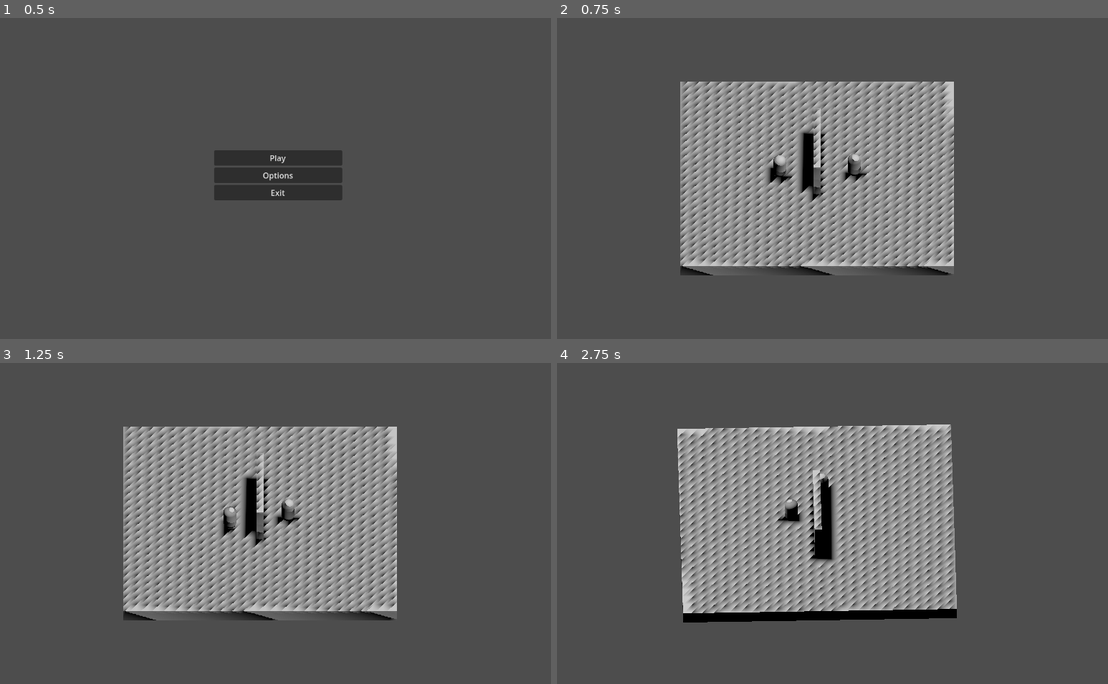
Above: before the commit, frames 1-4 (two rows, left to right).
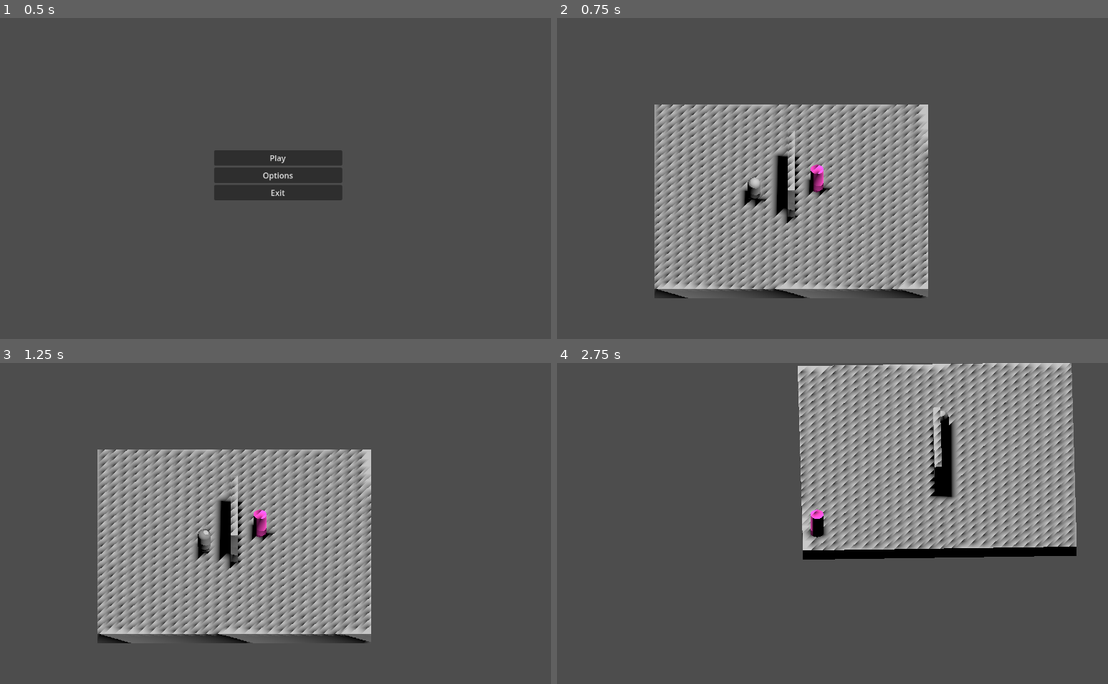
Above: after the commit, the same moments.

Repository: ALionAlien/firstGame
Game: Godot game, scene res://menus/main_menu.tscn
The game is run twice, just before and just after one commit, with the same random seed, the same clock (stepped at 60 frames per second) and the same inputs.
Inputs (mouse positions are in pixels of both pictures, inside the frame that each line leads up to):
- Up to frame 1 (0.5 s): no input
- Up to frame 2 (0.75 s): click "Play" at 0.5 s
- Up to frame 3 (1.25 s): no input
- Up to frame 4 (2.75 s): move the mouse to (948, 507) at 1.27 s; hold D (right, bound only after the commit) 1.28-2.03 s; hold Middle mouse button (middle mouse) 1.28-2.03 s; tap Shift (sprint, bound only after the commit) at 1.55, 2.1 s; move the mouse to (705, 539) at 2.02 s; hold S (down, bound only after the commit) from 2.03 s (still down); tap Middle mouse button (middle mouse) at 2.3 s

Frame 1 is identical in both runs. In frame 2, 21% of the frame differs, in the area x 17-73%, y 19-88%; in frame 3, 21%; in frame 4, 40%, in the area x 21-95%, y 0-81%.

Commit message:
basic following enemy
basic following enemy

Diff:
--- a/cardgameMay/CameraController.gd
+++ b/cardgameMay/CameraController.gd
@@ -7,6 +7,7 @@
 var rot_difference
 var mouse_prev_rotation
 var mouse_next_rotation
+var camera_rounding = 15
 var camera_size = 25.0
 var target_camera_size = 25.0
 
@@ -39,7 +40,7 @@
 		rot_difference = angle_difference(mouse_next_rotation,mouse_prev_rotation)
 		#find the size of mouse movment
 
-		$".".rotation.y = lerp_angle(deg_to_rad($".".rotation.y),prev_rot + rot_difference,1)
-		print($".".rotation.y)
+		var camera_angle = deg_to_rad(camera_rounding * round(rad_to_deg($".".rotation.y) / camera_rounding))
+		$".".rotation.y = lerp_angle(deg_to_rad(camera_angle),prev_rot + rot_difference,1)
 		#$".".rotation.y = lerp_angle(deg_to_rad($".".rotation.y),rot,1)
 		#rotate the camera controller based on the angle
--- a/cardgameMay/Character.gd
+++ b/cardgameMay/Character.gd
@@ -7,7 +7,8 @@
 
 func _physics_process(delta):
 	var direction = Vector3()
-	nav.target_position = Global.target
+	var player_position = get_node("/root/Game/CameraController")
+	nav.target_position = player_position.position
 
 	direction = nav.get_next_path_position() - global_position
 	direction = direction.normalized()
--- /dev/null
+++ b/cardgameMay/PlayerController.gd
@@ -0,0 +1,10 @@
+extends CharacterBody3D
+
+
+const SPEED = 5.0
+# Get the gravity from the project settings to be synced with RigidBody nodes.
+var gravity = ProjectSettings.get_setting("physics/3d/default_gravity")
+
+
+func _physics_process(delta : float) -> void:
+	var move_direction
--- a/cardgameMay/Version_Control/Global.gd
+++ b/cardgameMay/Version_Control/Global.gd
@@ -1,3 +1,8 @@
 extends Node
 
-@onready var target = Vector3(2,2,0)
+@onready var enemy_target = Vector3()
+#@onready var cameraRotation = get_node("res://CameraController.gd")
+
+#func _process(_delta):
+	#cameraRotation = get_node("res://CameraController.gd")
+	#print(cameraRotation)
--- a/cardgameMay/game.gd
+++ b/cardgameMay/game.gd
@@ -1,12 +1,13 @@
 extends Node3D
+
 var paused_overlay = load("res://menus/pause_overlay.tscn")
 
 func _ready():
 	pass # Replace with function body.
 #
-func _process(_delta):
-	pass
+func _process(delta):
 
+	$CameraController.position = $CharacterController.position
 
 func _input(event):
 	if Input.is_key_pressed(KEY_ESCAPE):
--- a/cardgameMay/game.tscn
+++ b/cardgameMay/game.tscn
@@ -1,8 +1,9 @@
-[gd_scene load_steps=7 format=3 uid="uid://bng4gak7roitl"]
+[gd_scene load_steps=8 format=3 uid="uid://bng4gak7roitl"]
 
 [ext_resource type="Script" path="res://game.gd" id="1_42dbn"]
 [ext_resource type="PackedScene" uid="uid://btubva64esjpk" path="res://character.tscn" id="2_hlbom"]
 [ext_resource type="PackedScene" uid="uid://bhvi0fi8u2s7w" path="res://camera_controller.tscn" id="3_pnb0i"]
+[ext_resource type="PackedScene" uid="uid://bs2ug18j3becx" path="res://player_controller.tscn" id="4_mpa1v"]
 
 [sub_resource type="NavigationMesh" id="NavigationMesh_2b2m3"]
 vertices = PackedVector3Array(-0.798244, 1, -4.57486, 0.201756, 1, -4.82486, 0.201756, 1, -9.57486, -10.0482, 1, -9.574 …(637 unchanged characters)…
@@ -55,7 +56,8 @@
 [node name="Character" parent="." instance=ExtResource("2_hlbom")]
 transform = Transform3D(1.00148, 0, 0, 0, 1.00148, 0, 0, 0, 1.00148, -2.974, 1.5, 0)
 
-[node name="Character2" parent="." instance=ExtResource("2_hlbom")]
-transform = Transform3D(1, 0, 0, 0, 1, 0, 0, 0, 1, 3, 1.5, 0)
+[node name="CameraController" parent="." instance=ExtResource("3_pnb0i")]
+transform = Transform3D(1, 0, 0, 0, 1, 0, 0, 0, 1, 5.6468, 0, 0)
 
-[node name="CameraController" parent="." instance=ExtResource("3_pnb0i")]
+[node name="CharacterController" parent="." instance=ExtResource("4_mpa1v")]
+transform = Transform3D(1, 0, 0, 0, 1, 0, 0, 0, 1, 1.982, 1.5, -0.991)
--- /dev/null
+++ b/cardgameMay/player.gd
@@ -0,0 +1,11 @@
+extends Node3D
+
+
+# Called when the node enters the scene tree for the first time.
+func _ready():
+	pass # Replace with function body.
+
+
+# Called every frame. 'delta' is the elapsed time since the previous frame.
+func _process(delta):
+	pass
--- /dev/null
+++ b/cardgameMay/player.tscn
@@ -0,0 +1,13 @@
+[gd_scene load_steps=4 format=3 uid="uid://ddugb65yoo0ac"]
+
+[ext_resource type="Script" path="res://player.gd" id="1_xatxj"]
+[ext_resource type="PackedScene" uid="uid://bhvi0fi8u2s7w" path="res://camera_controller.tscn" id="2_5a32w"]
+[ext_resource type="PackedScene" uid="uid://btubva64esjpk" path="res://character.tscn" id="3_tcnn4"]
+
+[node name="player" type="Node3D"]
+script = ExtResource("1_xatxj")
+
+[node name="CameraController" parent="." instance=ExtResource("2_5a32w")]
+
+[node name="Character" parent="." instance=ExtResource("3_tcnn4")]
+transform = Transform3D(1, 0, 0, 0, 1, 0, 0, 0, 1, 0, 1, 0)
--- /dev/null
+++ b/cardgameMay/player_controller.gd
@@ -0,0 +1,30 @@
+extends CharacterBody3D
+
+
+const walk_speed = 10
+const sprint_speed = 13
+const JUMP_VELOCITY = 4.5
+
+# Get the gravity from the project settings to be synced with RigidBody nodes.
+var gravity = ProjectSettings.get_setting("physics/3d/default_gravity")
+#var velocity = Vector3.ZERO
+@onready var camera_rotation = get_node("../CameraController")
+var snap_vector = Vector3.DOWN
+
+func _physics_process(delta:float) -> void:
+	var move_direction := Vector3.ZERO
+	move_direction.x = Input.get_action_strength("right") - Input.get_action_strength("left")
+	move_direction.z = Input.get_action_strength("down") - Input.get_action_strength("up")
+	move_direction = move_direction.rotated(Vector3.UP,camera_rotation.rotation.y).normalized()
+	print(move_direction.rotated(Vector3.UP,camera_rotation.rotation.y).normalized())
+
+	var speed = 0
+	if (Input.is_action_pressed("sprint")):
+		speed = sprint_speed
+	if (Input.is_action_pressed("sprint")==false):
+		speed = walk_speed
+
+	velocity.x = move_direction.x * speed
+	velocity.z = move_direction.z * speed
+	velocity.y -= gravity * delta
+	move_and_slide()
--- /dev/null
+++ b/cardgameMay/player_controller.tscn
@@ -0,0 +1,20 @@
+[gd_scene load_steps=5 format=3 uid="uid://bs2ug18j3becx"]
+
+[ext_resource type="Script" path="res://player_controller.gd" id="1_arfi3"]
+
+[sub_resource type="CylinderShape3D" id="CylinderShape3D_50ciq"]
+
+[sub_resource type="CylinderMesh" id="CylinderMesh_6tmxq"]
+
+[sub_resource type="StandardMaterial3D" id="StandardMaterial3D_40ahs"]
+albedo_color = Color(1, 0.262745, 0.776471, 1)
+
+[node name="CharacterController" type="CharacterBody3D"]
+script = ExtResource("1_arfi3")
+
+[node name="CollisionShape3D" type="CollisionShape3D" parent="."]
+shape = SubResource("CylinderShape3D_50ciq")
+
+[node name="MeshInstance3D" type="MeshInstance3D" parent="CollisionShape3D"]
+mesh = SubResource("CylinderMesh_6tmxq")
+surface_material_override/0 = SubResource("StandardMaterial3D_40ahs")
--- a/cardgameMay/project.godot
+++ b/cardgameMay/project.godot
@@ -35,3 +35,28 @@
 "events": [Object(InputEventMouseButton,"resource_local_to_scene":false,"resource_name":"","device":-1,"window_id":0,"a …(253 unchanged characters)…
 ]
 }
+left={
+"deadzone": 0.5,
+"events": [Object(InputEventKey,"resource_local_to_scene":false,"resource_name":"","device":-1,"window_id":0,"alt_pressed":false,"shift_pressed":false,"ctrl_pressed":false,"meta_pressed":false,"pressed":false,"keycode":0,"physical_keycode":65,"key_label":0,"unicode":97,"echo":false,"script":null)
+]
+}
+up={
+"deadzone": 0.5,
+"events": [Object(InputEventKey,"resource_local_to_scene":false,"resource_name":"","device":-1,"window_id":0,"alt_pressed":false,"shift_pressed":false,"ctrl_pressed":false,"meta_pressed":false,"pressed":false,"keycode":0,"physical_keycode":87,"key_label":0,"unicode":119,"echo":false,"script":null)
+]
+}
+right={
+"deadzone": 0.5,
+"events": [Object(InputEventKey,"resource_local_to_scene":false,"resource_name":"","device":-1,"window_id":0,"alt_pressed":false,"shift_pressed":false,"ctrl_pressed":false,"meta_pressed":false,"pressed":false,"keycode":0,"physical_keycode":68,"key_label":0,"unicode":100,"echo":false,"script":null)
+]
+}
+down={
+"deadzone": 0.5,
+"events": [Object(InputEventKey,"resource_local_to_scene":false,"resource_name":"","device":-1,"window_id":0,"alt_pressed":false,"shift_pressed":false,"ctrl_pressed":false,"meta_pressed":false,"pressed":false,"keycode":0,"physical_keycode":83,"key_label":0,"unicode":115,"echo":false,"script":null)
+]
+}
+sprint={
+"deadzone": 0.5,
+"events": [Object(InputEventKey,"resource_local_to_scene":false,"resource_name":"","device":-1,"window_id":0,"alt_pressed":false,"shift_pressed":false,"ctrl_pressed":false,"meta_pressed":false,"pressed":false,"keycode":0,"physical_keycode":4194325,"key_label":0,"unicode":0,"echo":false,"script":null)
+]
+}
Not shown, added: cardgameMay/cam2627.tmp
Not shown, added: cardgameMay/cam7E88.tmp
